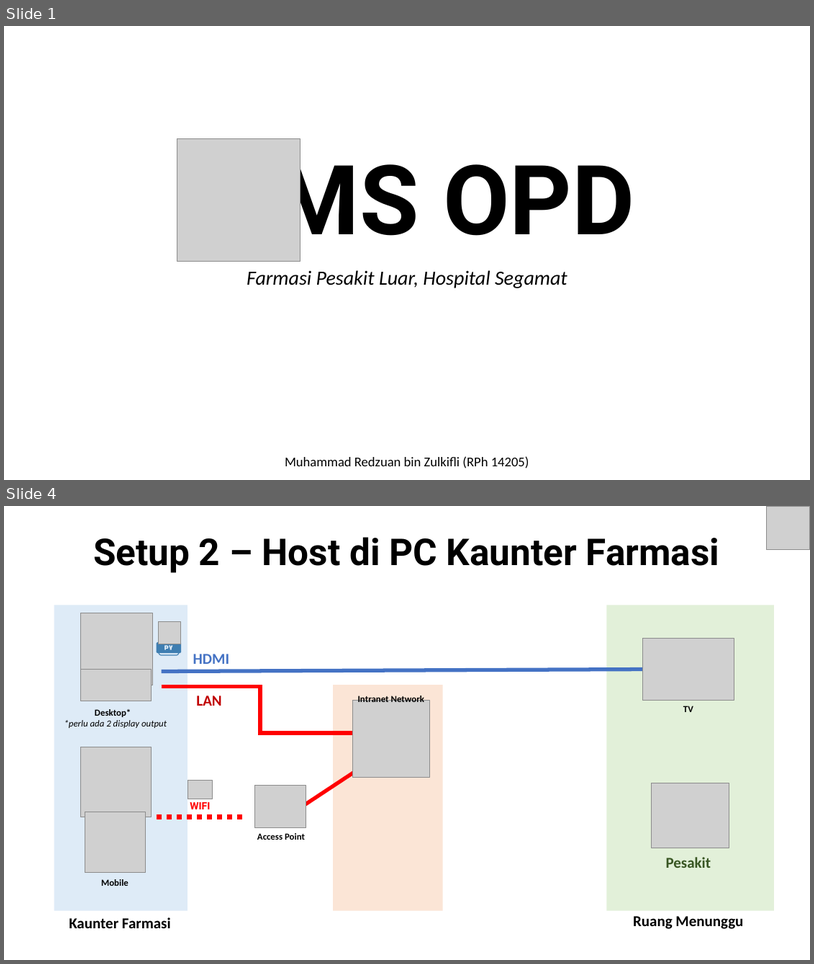
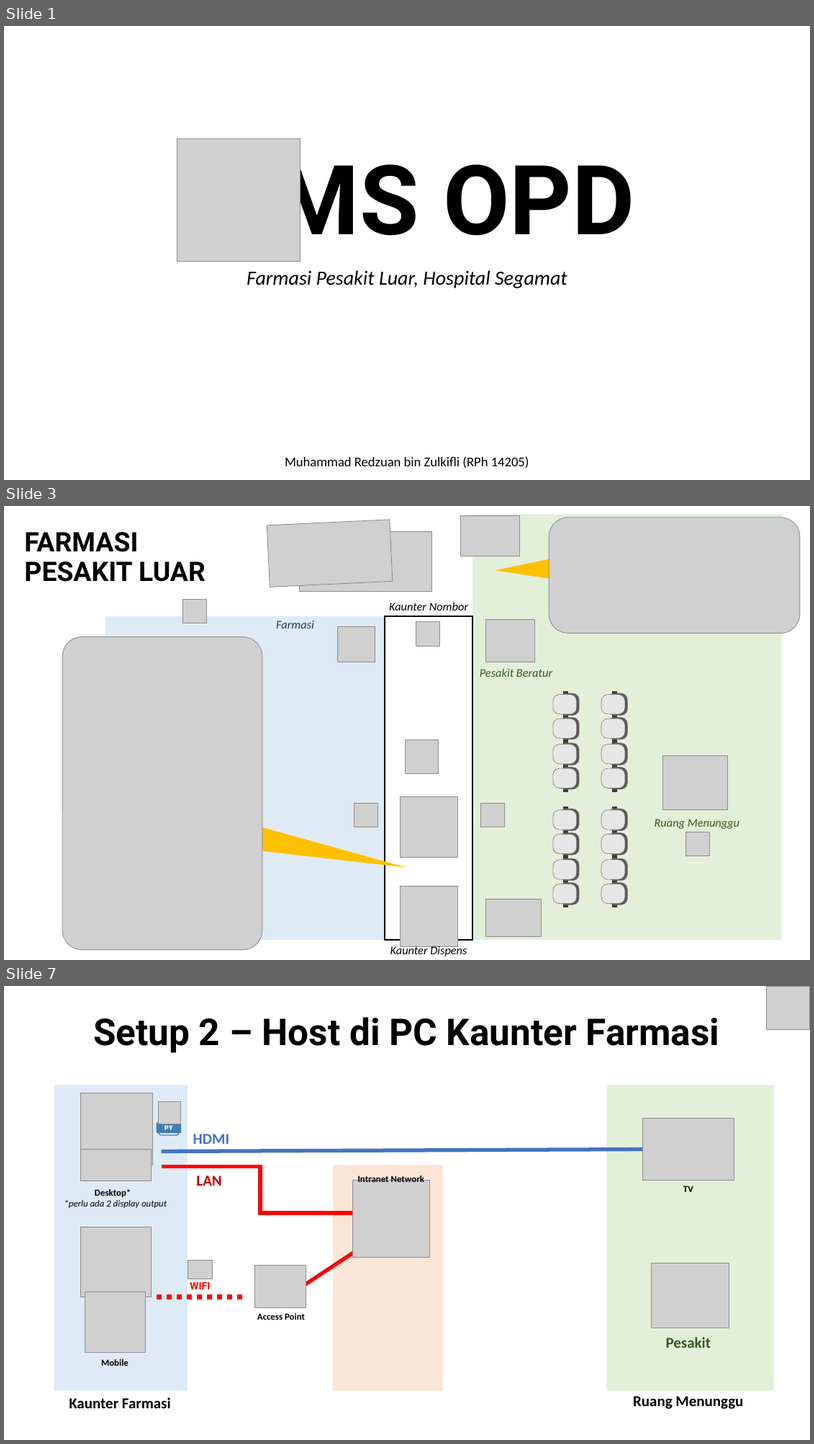
Before and after one commit to pfredz-hsgt/qms-opd, a slide deck: docs/qms-slide/QMS_Slide.pptx. Shown one above the other, each under a label of ours: slides 1 and 4 before the commit, slides 1, 3 and 7 after it; the slides between them are not shown. The pictures are 814x964 and 814x1444 pixels, drawn with LibreOffice and Linux fonts; fonts in the diff are those of the drawing; grey boxes stand for pictures. Boxes give left, top, right and bottom in pixels: in the first picture for what was removed or moved away, otherwise in the second. Text is boxed around its words. In the diff, an @@ line names an element or a change of style, - is before the commit and + after.

```diff
--- a/docs/qms-slide/QMS_Slide.pptx
+++ b/docs/qms-slide/QMS_Slide.pptx
@@ slide 3 added at [4,506,810,960], background #FFFFFF @@
@@ picture added at [268,519,393,587] @@
@@ picture added at [460,515,520,556] @@
@@ rectangle added at [473,515,782,939], fill #E2F0D9 @@
@@ picture added at [549,518,800,633] @@
@@ title added at [24,532,206,582], 32 pt, text #000000, bold @@
+FARMASI
+PESAKIT LUAR
@@ picture added at [299,531,432,591] @@
@@ triangle added at [494,559,554,587], fill #FFC000 @@
@@ picture added at [183,600,206,623] @@
@@ text added at [389,602,468,610], 14 pt, text #000000, italic @@
+Kaunter Nombor
@@ rectangle added at [106,616,385,939], fill #DEEBF7 @@
@@ text added at [276,620,314,628], 14 pt, text #203864, italic @@
+Farmasi
@@ picture added at [337,626,375,662] @@
@@ rectangle added at [385,616,473,939], fill #FFFFFF, outline #000000 2.25 pt @@
@@ picture added at [417,622,440,646] @@
@@ picture added at [486,619,535,662] @@
@@ picture added at [63,636,263,950] @@
@@ text added at [480,668,553,677], 14 pt, text #385723, italic @@
+Pesakit Beratur
@@ picture added at [405,739,438,773] @@
@@ picture added at [664,755,728,809] @@
@@ group added at [553,691,579,792]: 8 rounded rectangles, 1 line @@
@@ group added at [602,691,628,792]: 8 rounded rectangles, 1 line @@
@@ picture added at [354,803,378,826] @@
@@ picture added at [400,796,458,856] @@
@@ picture added at [481,803,505,826] @@
@@ triangle added at [253,826,409,879], fill #FFC000 @@
@@ text added at [655,818,740,829], 14 pt, text #385723, italic @@
+Ruang Menunggu
@@ picture added at [687,832,710,856] @@
@@ picture added at [400,886,458,946] @@
@@ group added at [553,807,579,907]: 8 rounded rectangles, 1 line @@
@@ group added at [602,807,628,907]: 8 rounded rectangles, 1 line @@
@@ picture added at [486,898,542,936] @@
@@ text added at [391,944,467,956], 14 pt, text #000000, italic @@
+Kaunter Dispens
@@ what was slide 4 is now slide 7 @@
```
Also in this commit, not shown: 8 slides changed, 4 other slides added, 1 slide removed, 4 other files.
